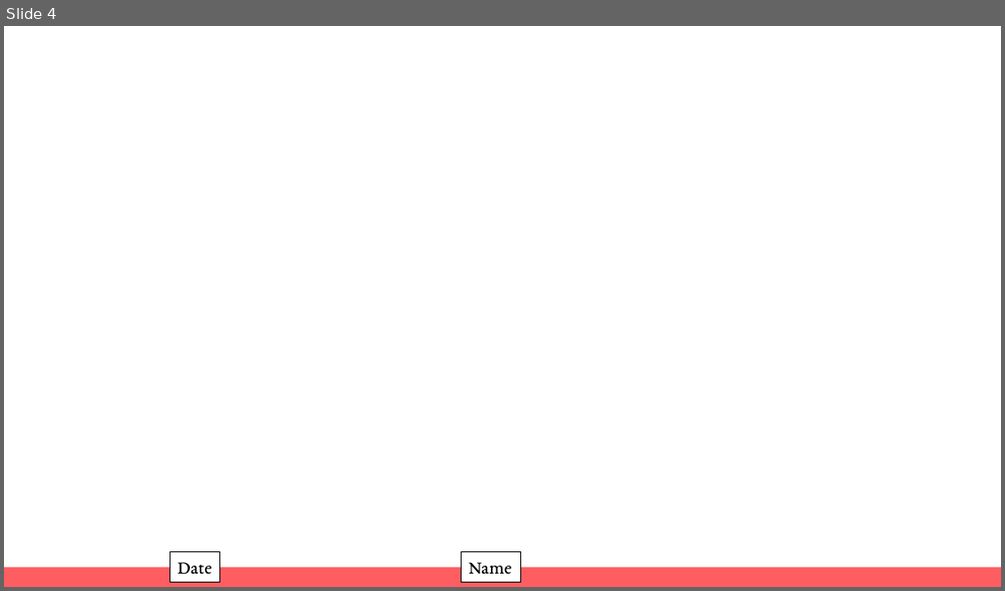
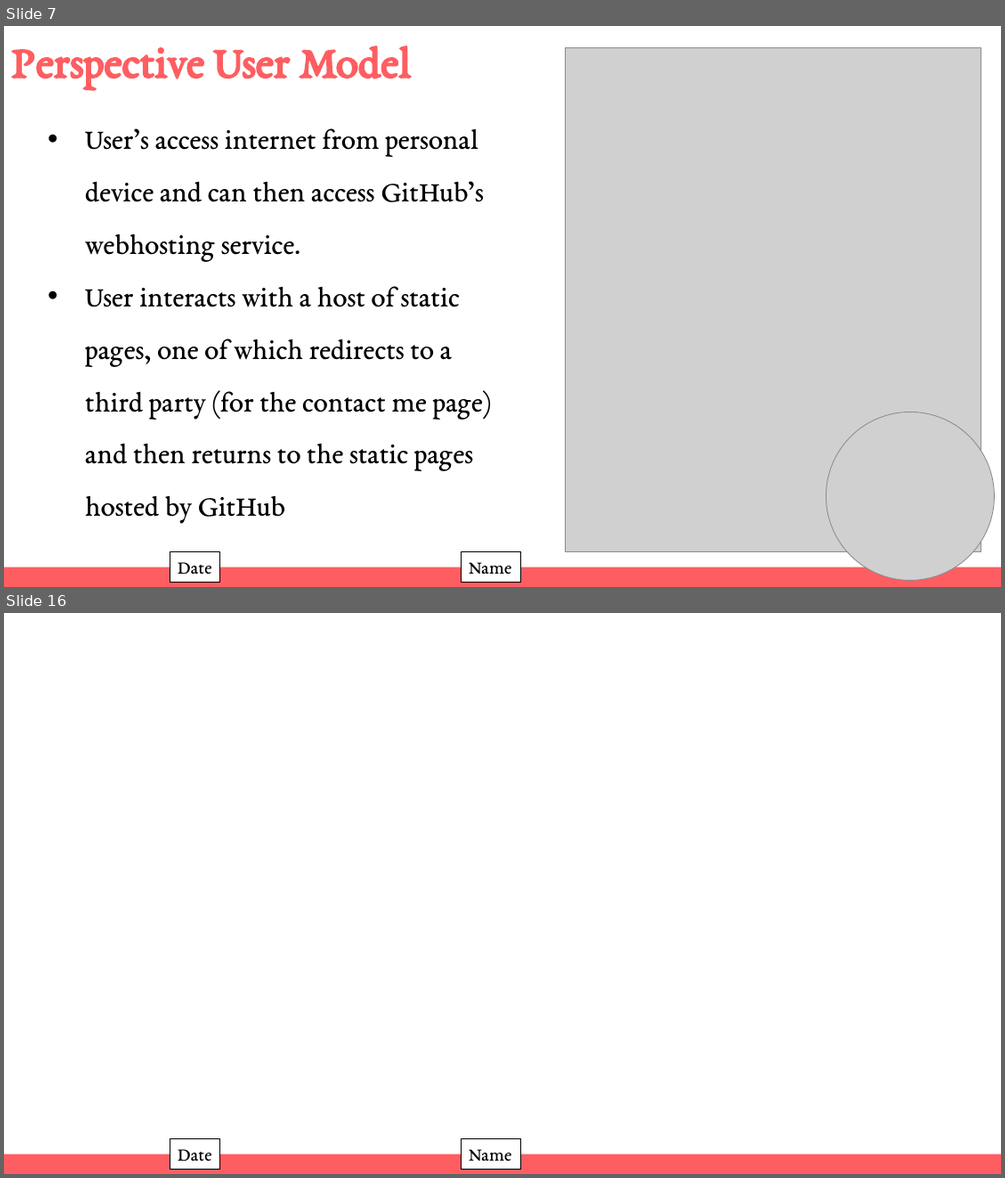
Before and after one commit to WManison/WManison.github.io, a slide deck: docs/CS3300 – Introduction to Software Engineering - Final.pptx. Shown one above the other, each under a label of ours: slide 4 before the commit, slides 7 and 16 after it; the slides between them are not shown. The pictures are 1005x591 and 1005x1178 pixels, drawn with LibreOffice and Linux fonts; fonts in the diff are those of the drawing; grey boxes stand for pictures. Boxes give left, top, right and bottom in pixels: in the first picture for what was removed or moved away, otherwise in the second. Text is boxed around its words. In the diff, an @@ line names an element or a change of style, - is before the commit and + after.

```diff
--- a/docs/CS3300 – Introduction to Software Engineering - Final.pptx
+++ b/docs/CS3300 – Introduction to Software Engineering - Final.pptx
@@ slide 7 added at (4, 26, 1001, 587), background #FFFFFF @@
@@ title added at (11, 46, 412, 88), 44 pt, text #FE5E61, bold @@
+Perspective User Model
@@ picture added at (566, 47, 981, 552) @@
@@ text added at (85, 128, 492, 524), 28 pt, text #000000 @@
+• User’s access internet from personal device and can then access GitHub’s webhosting service.
+• User interacts with a host of static pages, one of which redirects to a third party (for the contact me page) and then returns to the static pages hosted by GitHub
@@ picture added at (825, 412, 994, 580) @@
@@ rectangle added at (170, 552, 220, 581), fill #FFFFFF, outline #000000 0.75 pt, 18 pt, text #000000 @@
+Date
@@ rectangle added at (461, 552, 521, 581), fill #FFFFFF, outline #000000 0.75 pt, 18 pt, text #000000 @@
+Name
@@ rectangle added at (4, 566, 1001, 587), fill #FE5E61 @@
@@ what was slide 4 is now slide 16 @@
```
Also in this commit, not shown: 13 other slides added, 1 slide removed.
